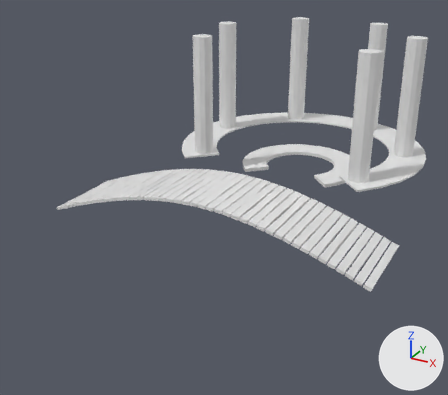
The Blender file Assets/Models/Blend/04/04_Models.blend: old version first, new version second.
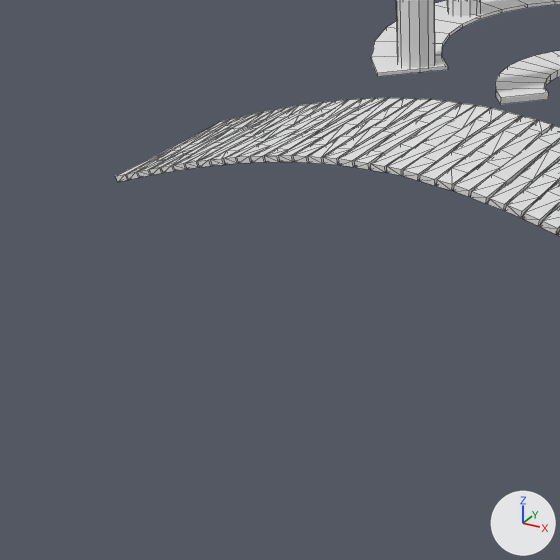
Old and new are each drawn whole from a 50 mm camera at (12.71, -22.53, 12.94) aimed at (-0.62, 1.7, 0.82) and again close up on the part from 0% to 61% of the width and 31% to 100% of the height. Lighting does not change. The marker at lower right points along +X, +Y and +Z. The first two pictures are the older version. The close-ups show mesh edges as thin lines.

In view in the first close-up: 'Bridge', 'Circle Floor', 'Pillars Floor'.
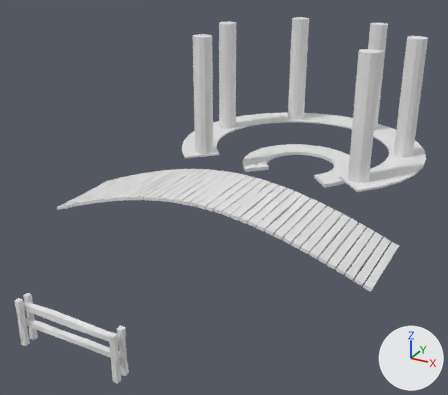
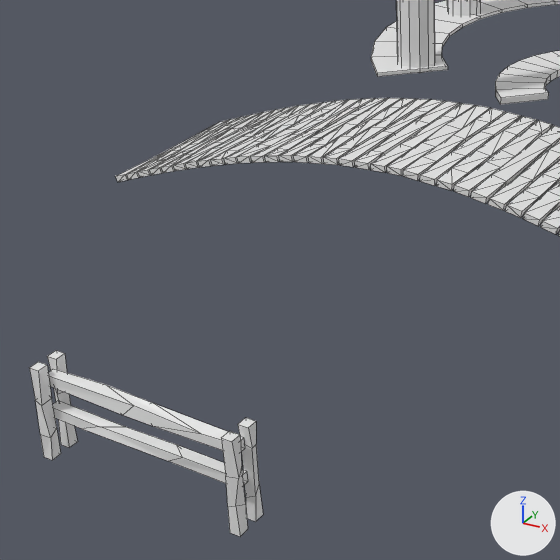
Commit message: Added fence

Where the change shows, as pixel boxes [x1, y1, x2, y2] in the close-ups (560 x 560 px):
'Fence_0', added: after [30, 350, 263, 536]

The change in detail:
Mesh me_fence_0 is new.
It has 96 vertices, 84 faces and spans x -2.12..2.12, y -0.33..0.32, z -0.5..1.3.
Object 'Fence_0' (ob_fence_0) is new; it shows me_fence_0.
Its location is (0.0, -10.0, 0.0).
